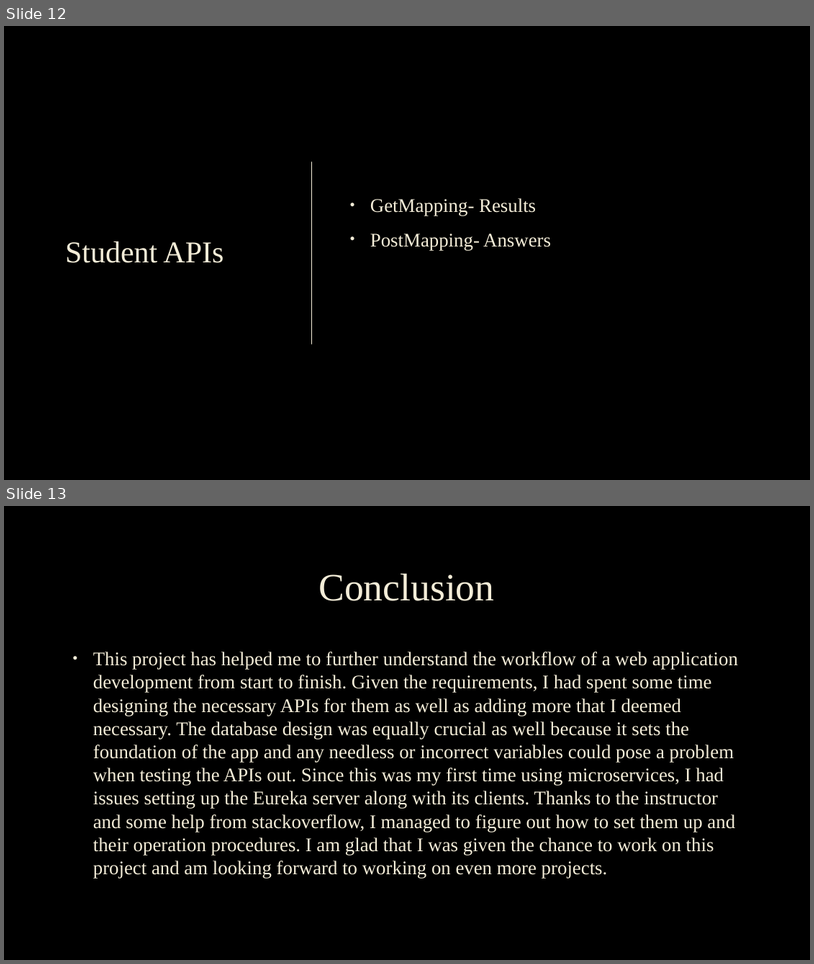
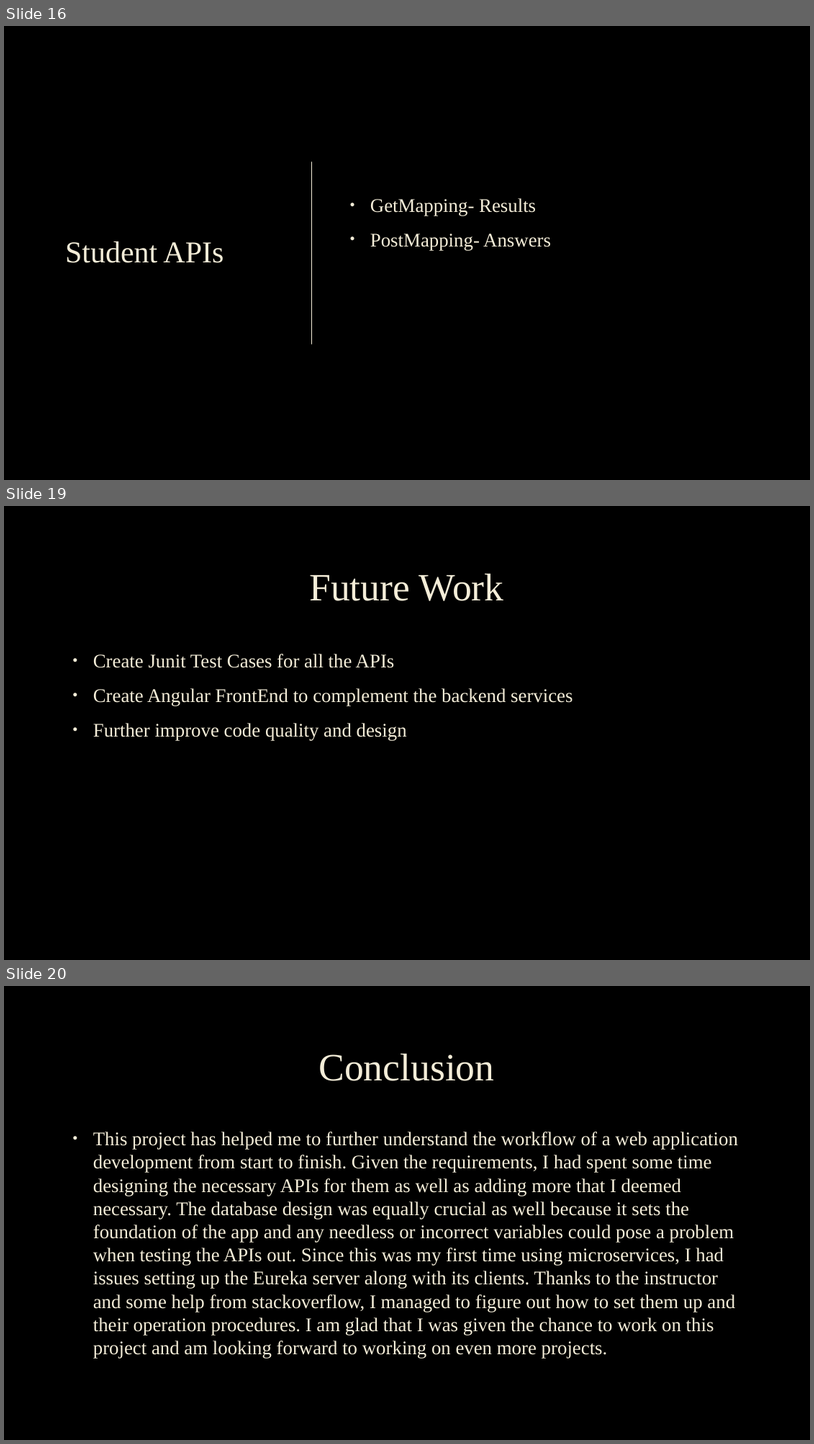
Before and after one commit to yongdingtan/ncs_final_final_project, a slide deck: NCS_Project_Presentation_TanYongDing.pptx. Shown one above the other, each under a label of ours: slides 12 and 13 before the commit, slides 16, 19 and 20 after it; the slides between them are not shown. The pictures are 814x964 and 814x1444 pixels, drawn with LibreOffice and Linux fonts; fonts in the diff are those of the drawing; background and template pictures are left out. Boxes give left, top, right and bottom in pixels: in the first picture for what was removed or moved away, otherwise in the second. Text is boxed around its words. In the diff, an @@ line names an element or a change of style, - is before the commit and + after.

```diff
--- a/NCS_Project_Presentation_TanYongDing.pptx
+++ b/NCS_Project_Presentation_TanYongDing.pptx
@@ slide 19 added at (4, 506, 810, 960), background picture (left out) @@
@@ title added at (309, 573, 504, 601), 46 pt, text #F4EDD8 @@
+Future Work
@@ text added at (93, 654, 573, 741), 23 pt, text #F4EDD8 @@
+• Create Junit Test Cases for all the APIs
+• Create Angular FrontEnd to complement the backend services
+• Further improve code quality and design
@@ what was slide 12 is now slide 16 @@
@@ what was slide 13 is now slide 20 @@
```
Also in this commit, not shown: 2 slides changed, 7 other slides added, 1 slide removed, 8 other files.
